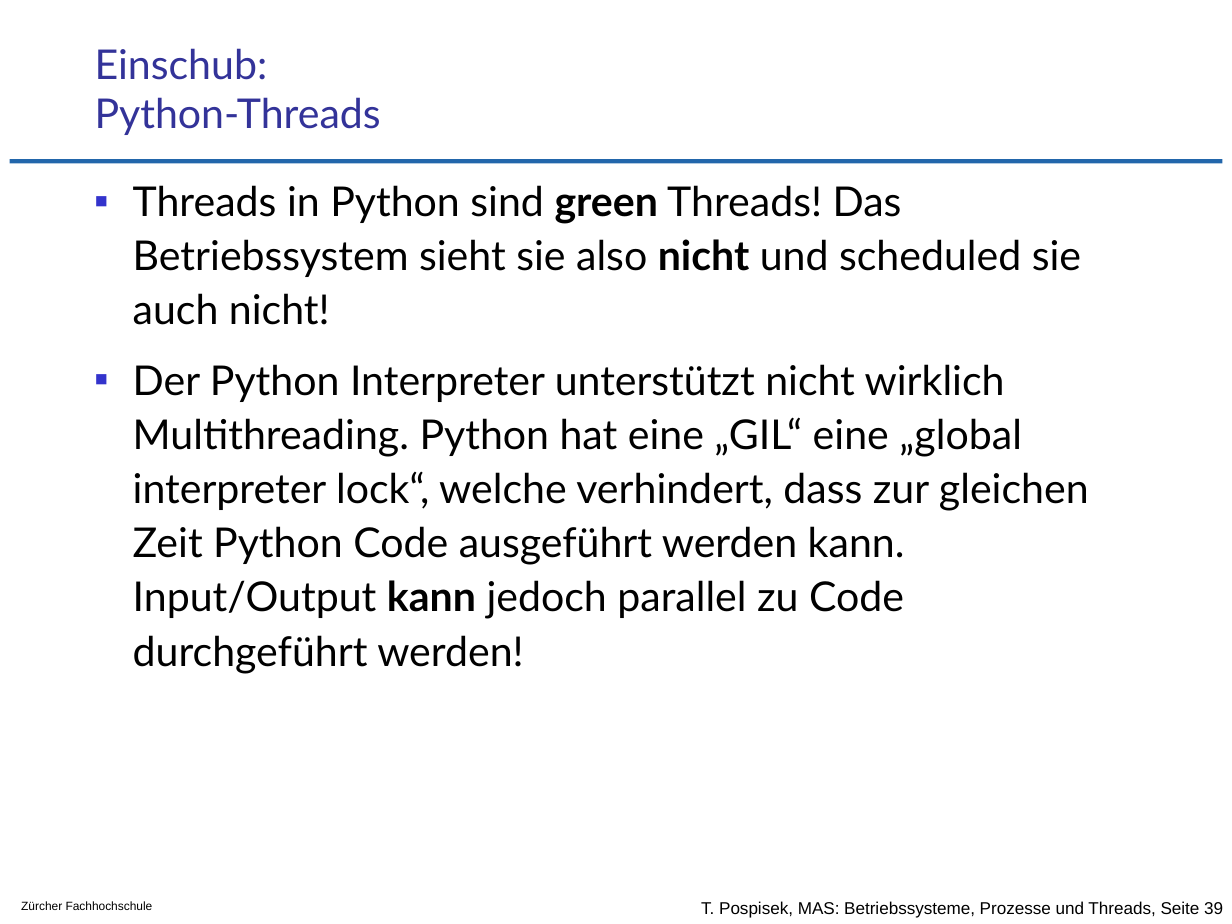
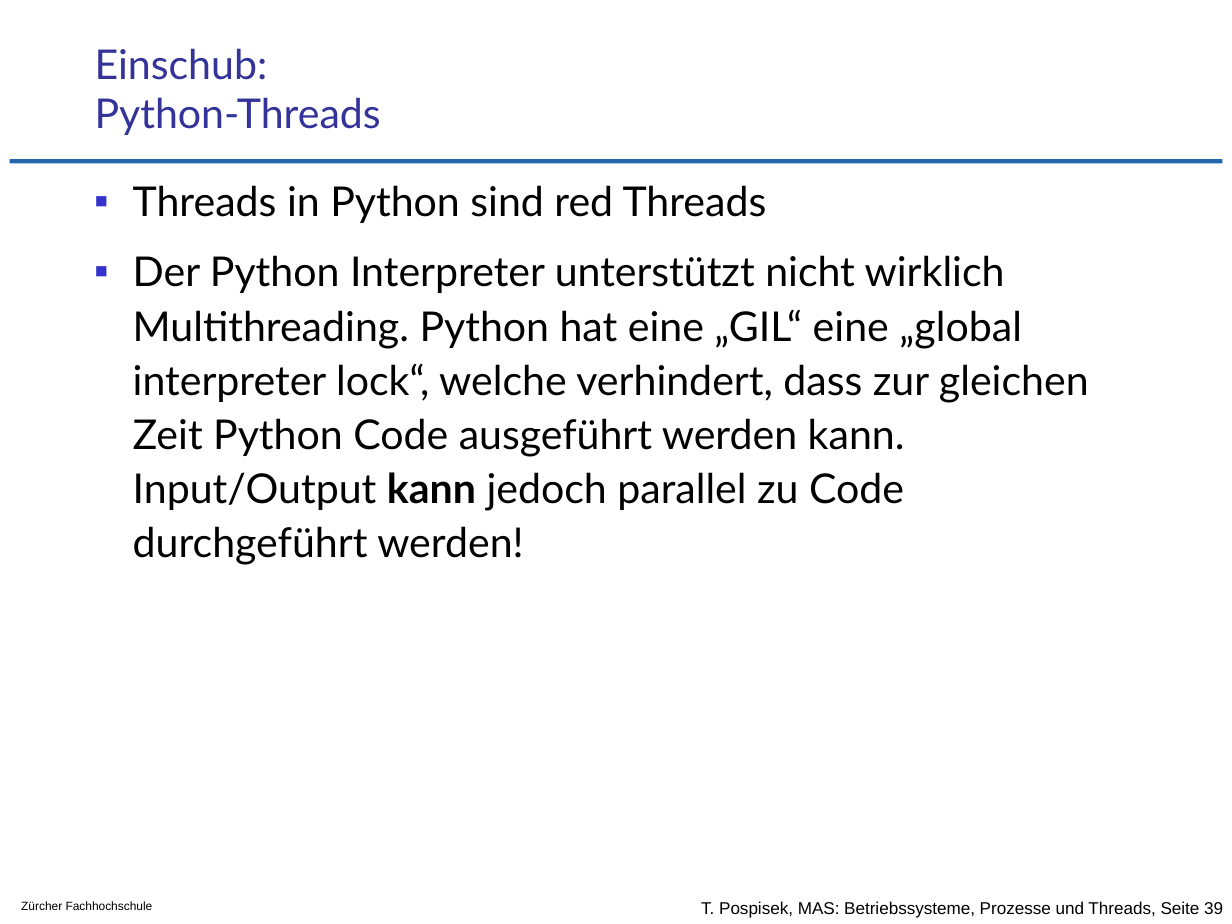
Before and after one commit to tpo/betriebssysteme, a slide deck: slide 39 of 05-2_Prozesse_und_Threads.odp. Drawn at 1232x924 pixels with LibreOffice and Linux fonts; fonts in the diff are those of the drawing; background and template pictures are left out. Boxes give left, top, right and bottom in pixels: in the first picture for what was removed or moved away, otherwise in the second. Text is boxed around its words. In the diff, an @@ line names an element or a change of style, - is before the commit and + after.

Commit message:
S.39 Python benutzt red Threads!
Vielen lieben Dank Julian Cassidy für den Hinweis!!!

```diff
--- a/05-2_Prozesse_und_Threads.odp
+++ b/05-2_Prozesse_und_Threads.odp
@@ text at (133, 185, 767, 223): text changed @@
-▪ Threads in Python sind green Threads! Das Betriebssystem sieht sie also nicht und scheduled sie auch nicht!
+▪ Threads in Python sind red Threads
```
Also in this commit, not shown: 1 other file.
